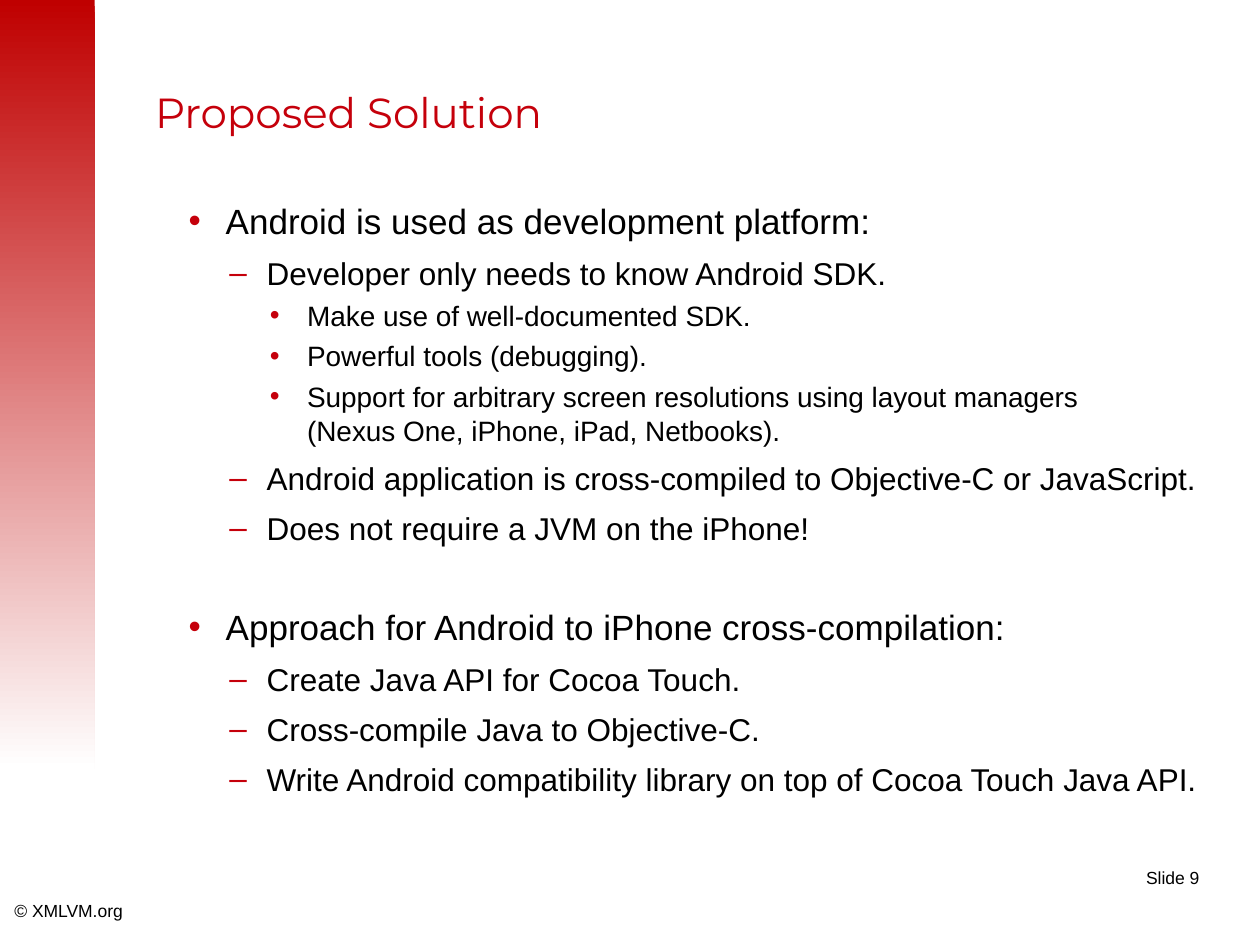
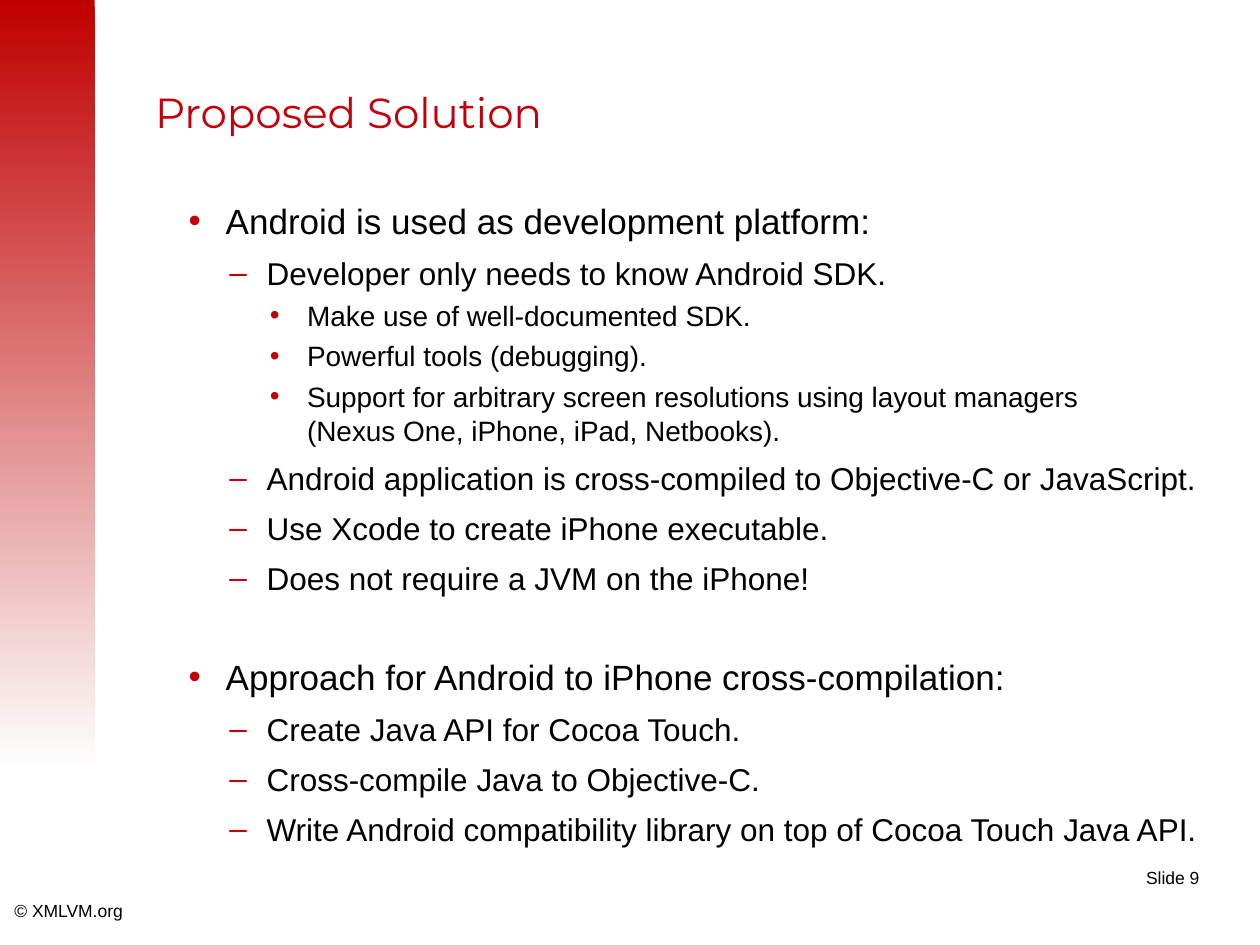
Before and after one commit to tisoft/xmlvm, a slide deck: slide 9 of doc/slides/android2iphone-master.odp. Drawn at 1260x945 pixels with LibreOffice and Linux fonts; fonts in the diff are those of the drawing; background and template pictures are left out. Boxes give left, top, right and bottom in pixels: in the first picture for what was removed or moved away, otherwise in the second. Text is boxed around its words. In the diff, an @@ line names an element or a change of style, - is before the commit and + after.

Commit message:
Minor updates.

```diff
--- a/doc/slides/android2iphone-master.odp
+++ b/doc/slides/android2iphone-master.odp
@@ text at [267, 517, 828, 541]: paragraph added @@
+  – Use Xcode to create iPhone executable.
```
Also in this commit, not shown: 1 other slide changed.
